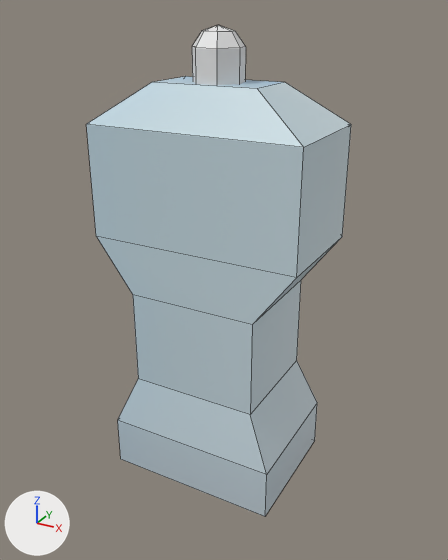
An edit to the FBX model Assets/Models/Blend/Evan Concepts/Status Light.fbx, drawn before and after from the same camera.
Rendered twice from a camera (50 mm lens) standing at (1.33, -2.36, 2.17) and looking at (-0.02, 0.08, 0.95). The axes (+X, +Y, +Z) are drawn at lower left. The lights are the same throughout. Mesh edges are drawn as thin lines. Where no turn or scale is listed for an object, it has been applied to the vertices.

Names of what the first picture shows: 'Status Light'.
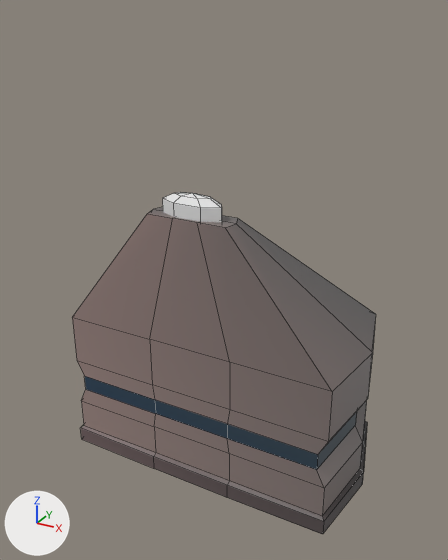
Pixel boxes (x1, y1, x2, y2) of what changed, in the pictures (448 x 560 px; the box of a moved part takes in the faces that stretch with it):
'Status Light', reshaped (15% wider, 30% shorter): before (86, 25, 351, 516); after (72, 192, 376, 534)
part 1 of me_cube_001, moved or reshaped: before (192, 25, 246, 85); after (162, 192, 222, 222)
part 2 of me_cube_001, rebuilt (15% wider, 26% shorter): before (86, 76, 351, 516); after (72, 207, 376, 534)

The change in detail:
me_cube_001 is used by ob_status_light; location (0.0, 0.0, 0.0).
me_cube_001 had 74 vertices, 59 faces and spanned x -0.5..0.5, y -0.32..0.32, z -0.01..2.11.
me_cube_001 now has 167 vertices, 142 faces and spans x -0.76..0.76, y -0.31..0.59, z 0.0..1.47.
me_cube_001 part 1: the loose piece of 22 vertices spanning x -0.11..0.11, y -0.1..0.11, z 1.87..2.11 is scaled about its middle by (1.31, 0.476, 0.476), then moved by (0.0, -0.23, -0.58).
me_cube_001 part 2: the loose piece of 36 vertices spanning x -0.5..0.5, y -0.32..0.32, z -0.01..1.89 is rebuilt with 108 vertices and now spans x -0.76..0.76, y -0.31..0.59, z 0.0..1.37.
